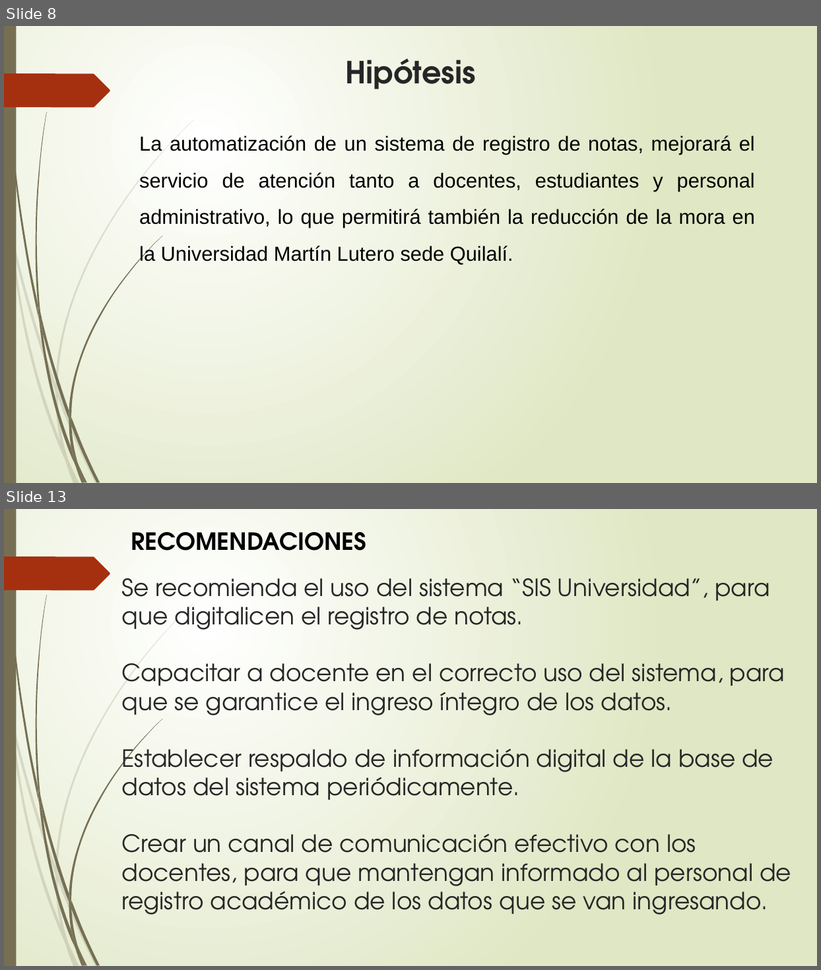
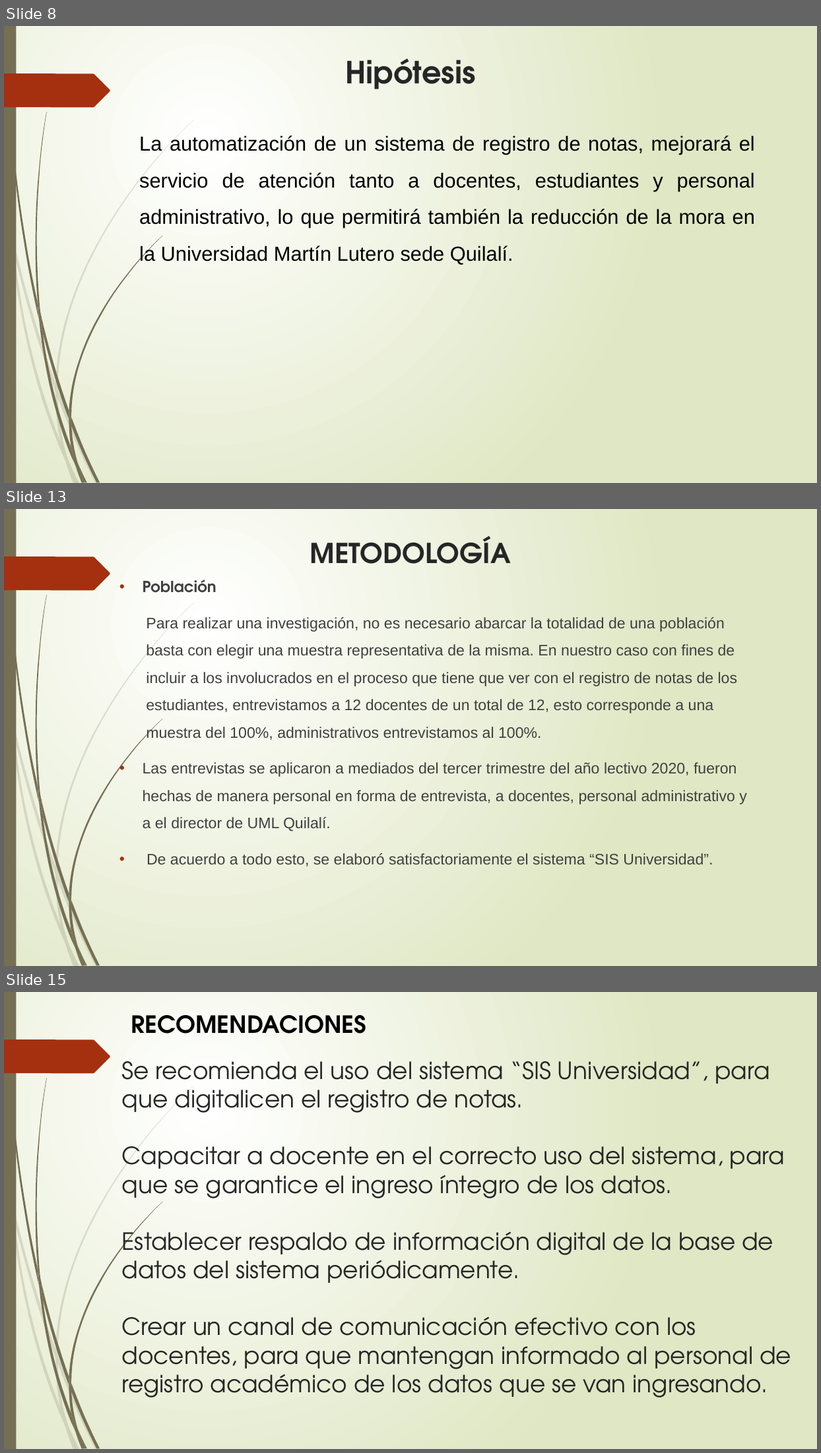
Before and after one commit to francha23/sistema-de-notas, a slide deck: Presentacion/El principio de la sabiduría es el temor.pptx. Shown one above the other, each under a label of ours: slides 8 and 13 before the commit, slides 8, 13 and 15 after it; the slides between them are not shown. The pictures are 821x970 and 821x1453 pixels, drawn with LibreOffice and Linux fonts; fonts in the diff are those of the drawing. Boxes give left, top, right and bottom in pixels: in the first picture for what was removed or moved away, otherwise in the second. Text is boxed around its words. In the diff, an @@ line names an element or a change of style, - is before the commit and + after.

```diff
--- a/Presentacion/El principio de la sabiduría es el temor.pptx
+++ b/Presentacion/El principio de la sabiduría es el temor.pptx
@@ slide 13 added at [4, 509, 817, 966], background gradient #FFFFFF to #DFE8C4; not listed: 24 template elements that a slide beside it also shows @@
@@ title added at [310, 536, 511, 564], 32.4 pt, text #262626, bold @@
+METODOLOGÍA
@@ text added at [143, 580, 747, 867], 18 pt, text #404040 @@
+• Población
+  Para realizar una investigación, no es necesario abarcar la totalidad de una población basta con elegir una muestra representativa de la misma. En nuestro caso con fines de incluir a los involucrados en el proceso que tiene que ver con el registro de notas de los estudiantes, entrevistamos a 12 docentes de un total de 12, esto corresponde a una muestra del 100%, administrativos entrevistamos al 100%.
+• Las entrevistas se aplicaron a mediados del tercer trimestre del año lectivo 2020, fueron hechas de manera personal en forma de entrevista, a docentes, personal administrativo y a el director de UML Quilalí.
+• De acuerdo a todo esto, se elaboró satisfactoriamente el sistema “SIS Universidad”.
@@ what was slide 13 is now slide 15 @@
```
Also in this commit, not shown: 7 slides changed, 1 other slide added.
